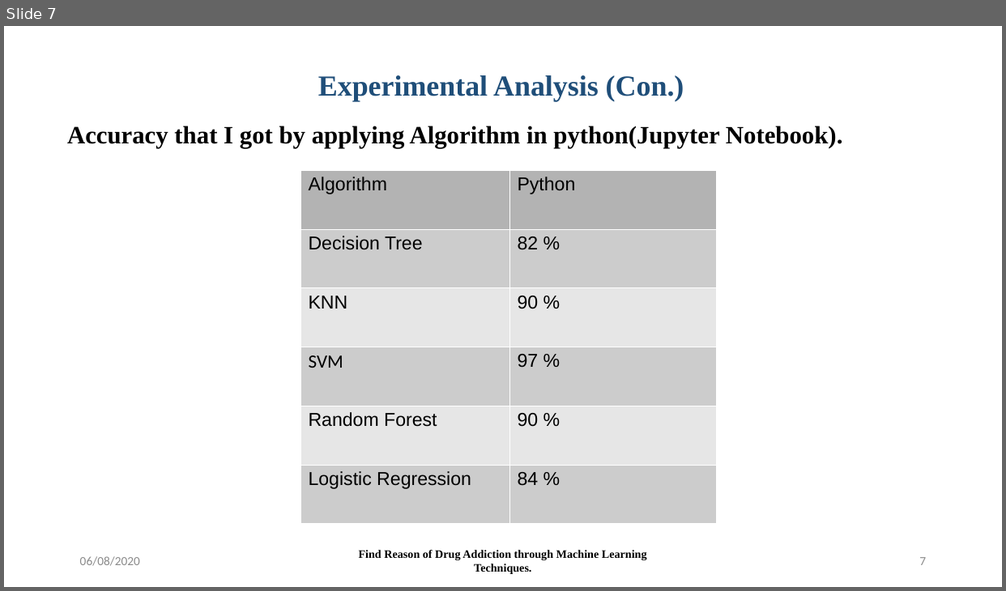
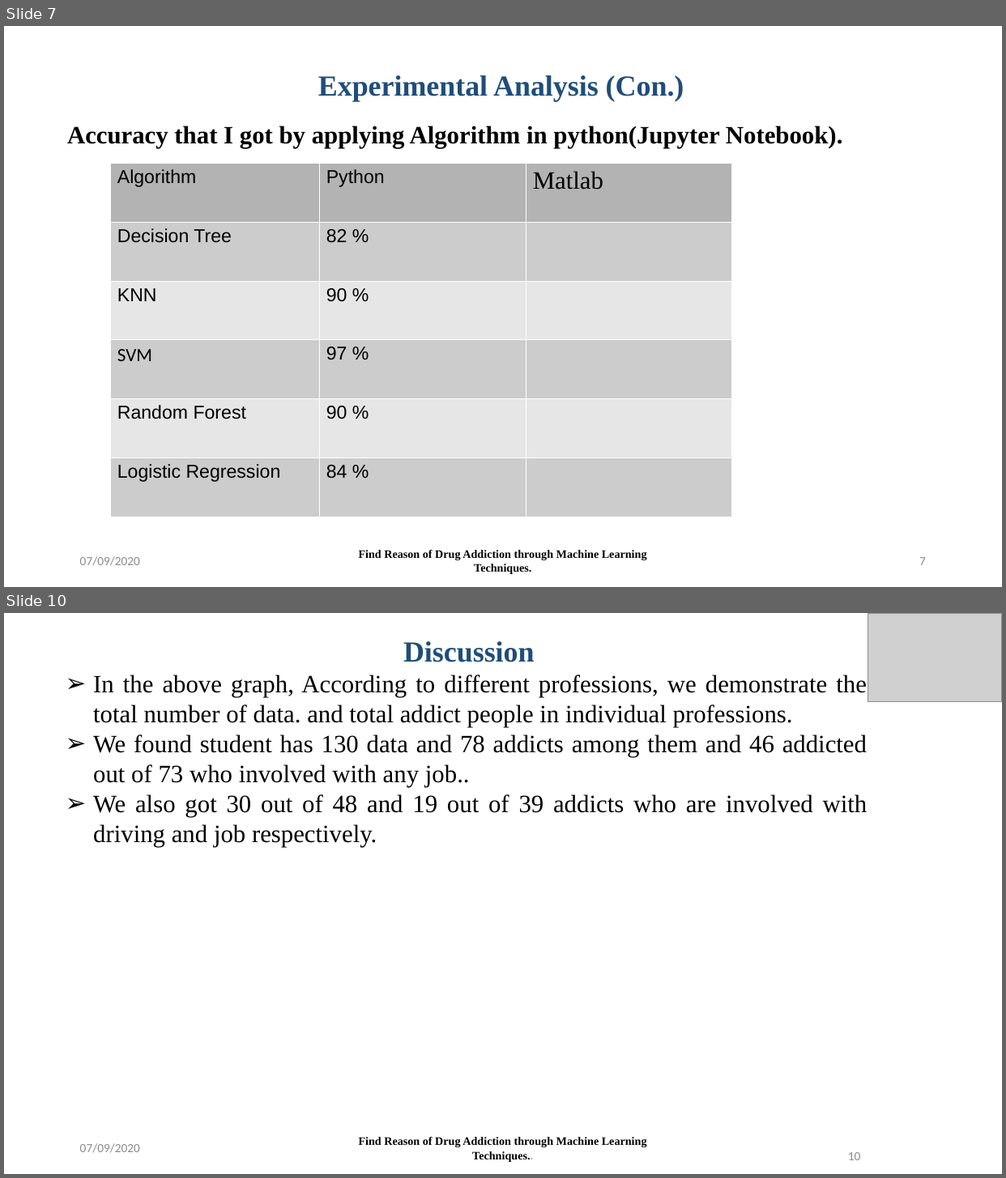
Before and after one commit to Md-Azad/Theses, a slide deck: Predefense.pptx. Shown one above the other, each under a label of ours: slide 7 before the commit, slides 7 and 10 after it; the slides between them are not shown. The pictures are 1006x591 and 1006x1178 pixels, drawn with LibreOffice and Linux fonts; fonts in the diff are those of the drawing; grey boxes stand for pictures. Boxes give left, top, right and bottom in pixels: in the first picture for what was removed or moved away, otherwise in the second. Text is boxed around its words. In the diff, an @@ line names an element or a change of style, - is before the commit and + after.

```diff
--- a/Predefense.pptx
+++ b/Predefense.pptx
@@ slide 10 added at <box>4,613,1002,1174</box>, background #FFFFFF @@
@@ picture added at <box>868,613,1002,702</box> @@
@@ text added at <box>93,641,867,847</box>, 24 pt, text #000000 @@
+Discussion
+➢ In the above graph, According to different professions, we demonstrate the total number of data. and total addict people in individual professions.
+➢ We found student has 130 data and 78 addicts among them and 46 addicted out of 73 who involved with any job..
+➢ We also got 30 out of 48 and 19 out of 39 addicts who are involved with driving and job respectively.
@@ text added at <box>80,1144,140,1153</box>, 12 pt, text #8B8B8B @@
+07/09/2020
@@ text added at <box>359,1137,647,1162</box>, 11 pt, text #000000, bold @@
+Find Reason of Drug Addiction through Machine Learning Techniques..
@@ page number added at <box>848,1152,861,1161</box>, 12 pt, text #8B8B8B @@
+10
@@ slide 7 changed as well @@
@@ table at <box>110,163,732,516</box> @@
+column 3: Matlab |  |  |  |  | 
@@ table: place and size @@
-table at <box>301,170,717,524</box>
+table at <box>110,163,732,516</box>
@@ text at <box>80,557,140,566</box>: text changed @@
-06/08/2020
+07/09/2020
```
Also in this commit, not shown: 12 other slides changed, 10 other slides added, 8 other files.
